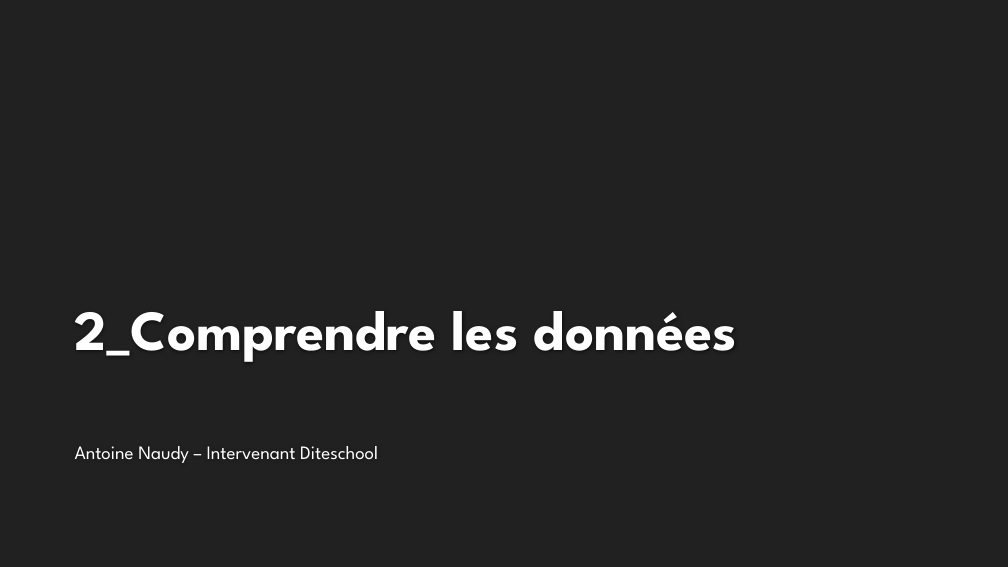
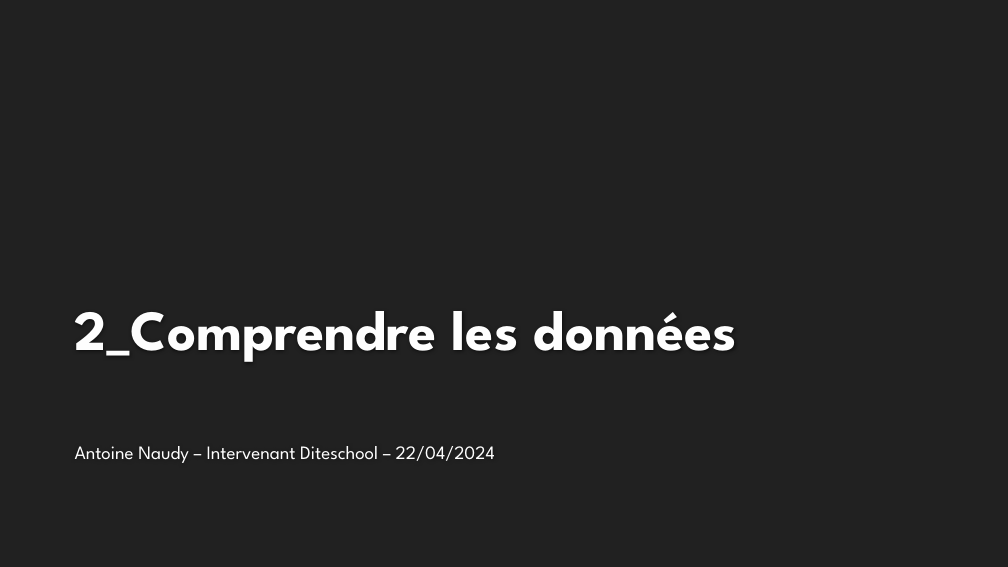
Before and after one commit to Antoine1608/CO-DM-P1-Cours_datamining, a slide deck: slide 1 of 2-Comprendre_les_donnees.pptx. Drawn at 1008x567 pixels with LibreOffice and Linux fonts; fonts in the diff are those of the drawing; background and template pictures are left out. Boxes give left, top, right and bottom in pixels: in the first picture for what was removed or moved away, otherwise in the second. Text is boxed around its words. In the diff, an @@ line names an element or a change of style, - is before the commit and + after.

```diff
--- a/2-Comprendre_les_donnees.pptx
+++ b/2-Comprendre_les_donnees.pptx
@@ subtitle at [75, 446, 495, 463]: text changed @@
-Antoine Naudy – Intervenant Diteschool
+Antoine Naudy – Intervenant Diteschool – 22/04/2024
```
Also in this commit, not shown: 2 other files.
